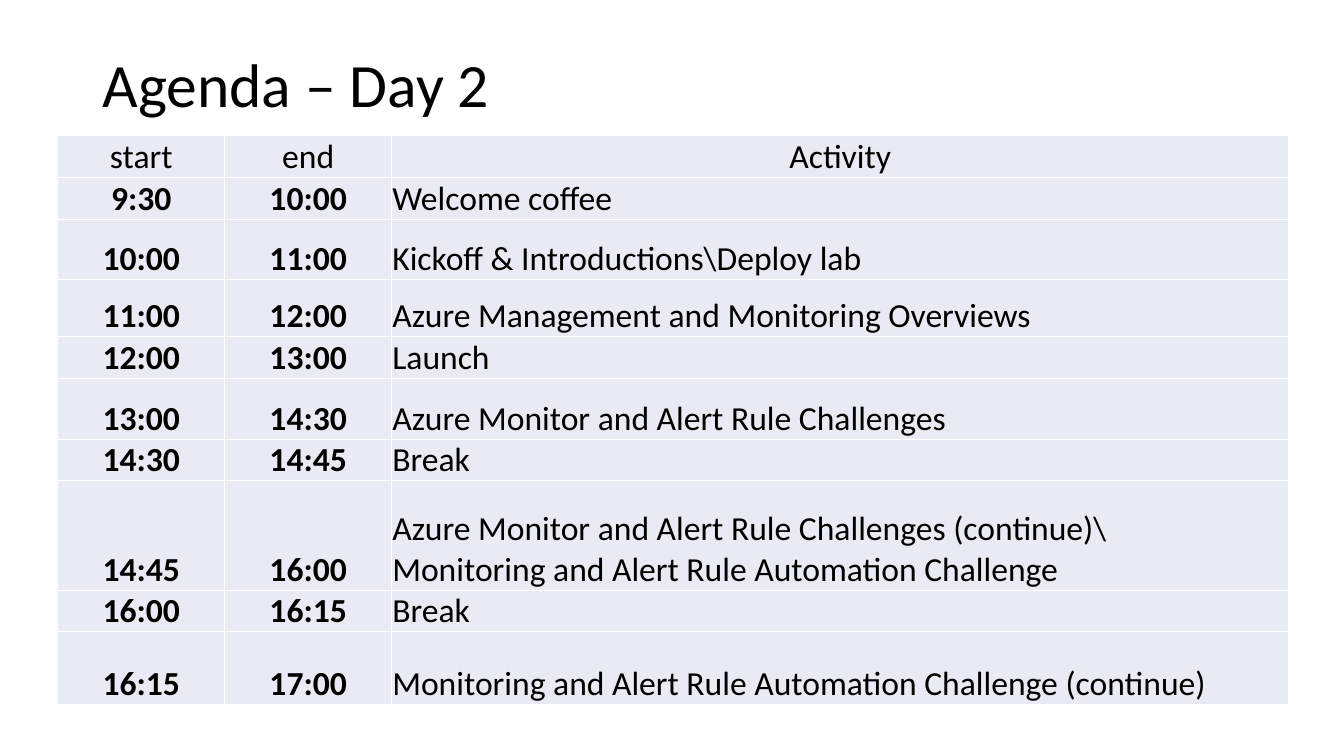
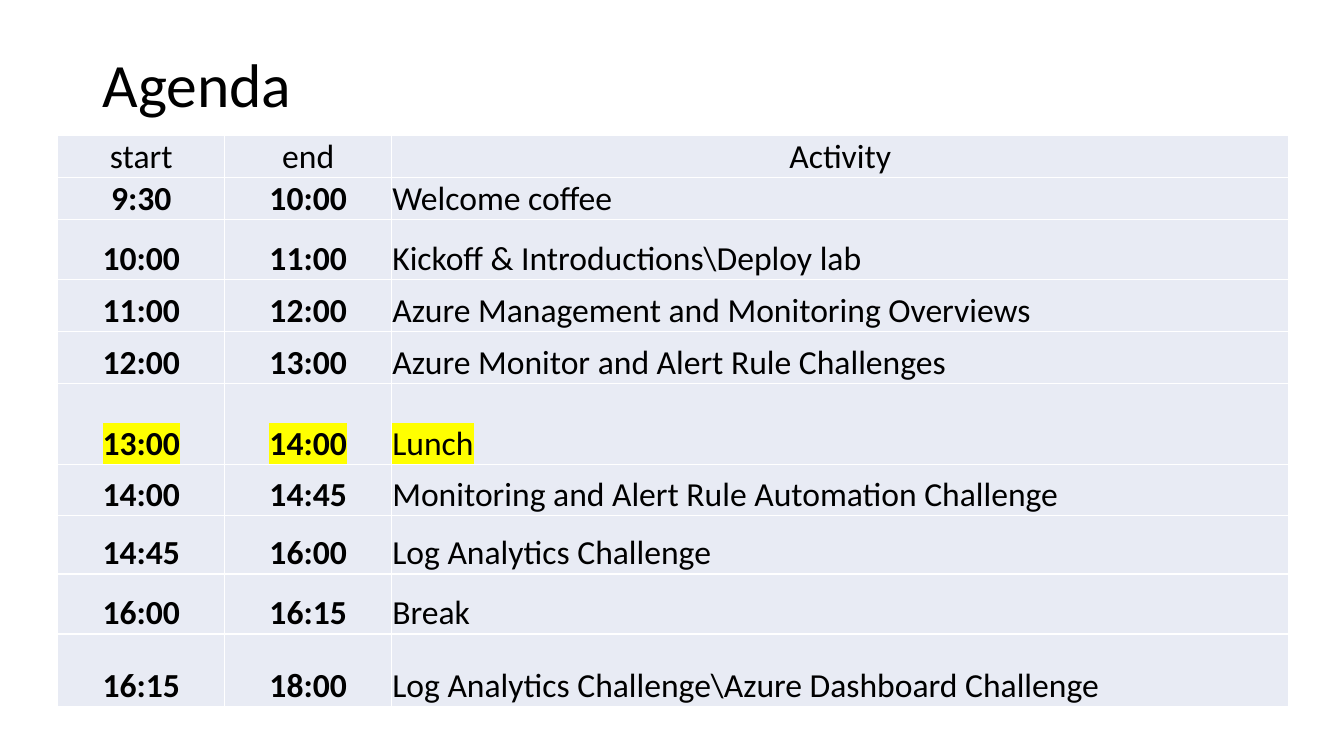
Before and after one commit to maxserg/AzureMonitoringWorkshop, a slide deck: slide 2 of Student/Guides/Challenges.pptx. Drawn at 1344x756 pixels with LibreOffice and Linux fonts; fonts in the diff are those of the drawing. Boxes give left, top, right and bottom in pixels: in the first picture for what was removed or moved away, otherwise in the second. Text is boxed around its words. In the diff, an @@ line names an element or a change of style, - is before the commit and + after.

Commit message:
updated to Azure WTHack session

```diff
--- a/Student/Guides/Challenges.pptx
+++ b/Student/Guides/Challenges.pptx
@@ title at [102,64,291,118]: text changed @@
-Agenda – Day 2
+Agenda
@@ table at [57,136,1290,707] @@
-row 5, column 3: Launch
+row 5, column 3: Azure Monitor and Alert Rule Challenges
-row 6, column 2: 14:30
+row 6, column 2: 14:00
-row 6, column 3: Azure Monitor and Alert Rule Challenges
+row 6, column 3: Lunch
-row 7, column 1: 14:30
+row 7, column 1: 14:00
-row 7, column 3: Break
+row 7, column 3: Monitoring and Alert Rule Automation Challenge
-row 8, column 3: Azure Monitor and Alert Rule Challenges (continue)\ / Monitoring and Alert Rule Automation Challenge
+row 8, column 3: Log Analytics Challenge
-row 10, column 2: 17:00
+row 10, column 2: 18:00
-row 10, column 3: Monitoring and Alert Rule Automation Challenge (continue)
+row 10, column 3: Log Analytics Challenge\Azure Dashboard Challenge
@@ highlight none to #FFFF00 in "13:00" @@
```
Also in this commit, not shown: 4 other slides changed, 1 slide removed, 11 other files.
